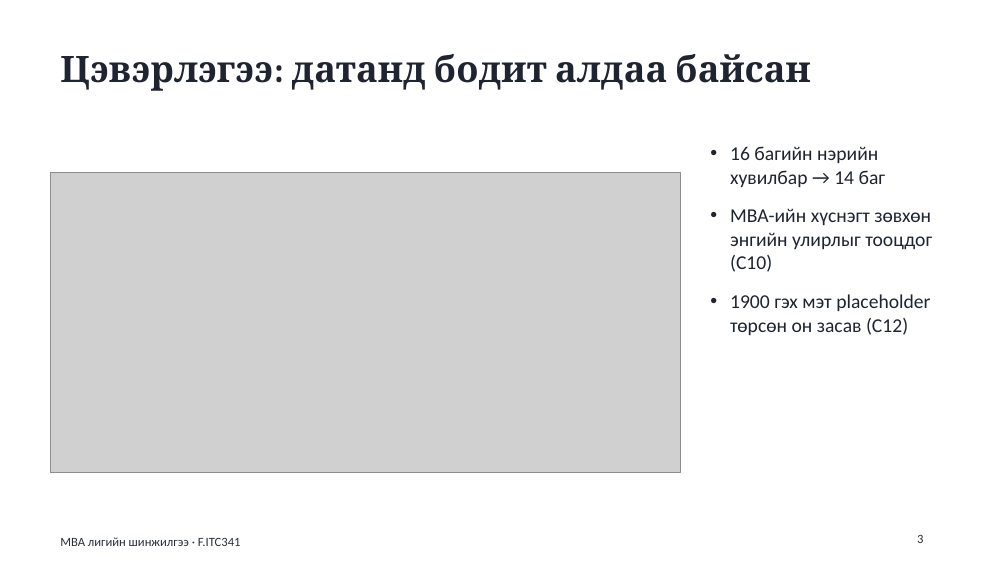
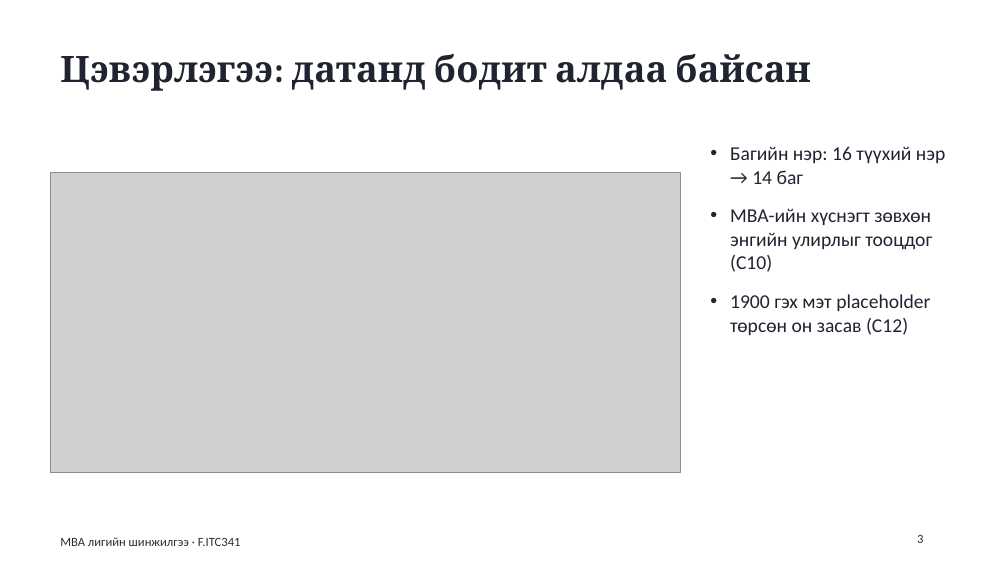
Before and after one commit to batdorj-s/data-visualization-3a, a slide deck: slide 3 of mba_analysis/report/MBA_taniltsuulga.pptx. Drawn at 1008x567 pixels with LibreOffice and Linux fonts; fonts in the diff are those of the drawing; grey boxes stand for pictures. Boxes give left, top, right and bottom in pixels: in the first picture for what was removed or moved away, otherwise in the second. Text is boxed around its words. In the diff, an @@ line names an element or a change of style, - is before the commit and + after.

```diff
--- a/mba_analysis/report/MBA_taniltsuulga.pptx
+++ b/mba_analysis/report/MBA_taniltsuulga.pptx
@@ text at bbox=[730, 146, 945, 184]: text changed @@
-• 16 багийн нэрийн хувилбар → 14 баг
+• Багийн нэр: 16 түүхий нэр → 14 баг
```
Also in this commit, not shown: 2 other slides changed, 36 other files.
